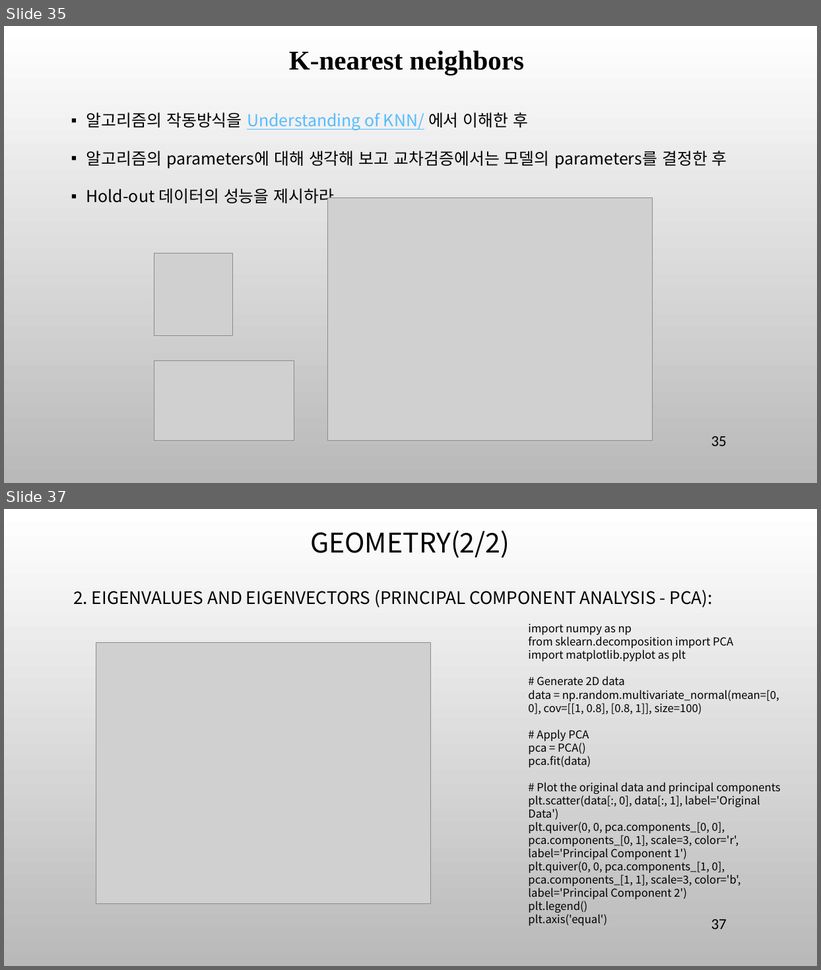
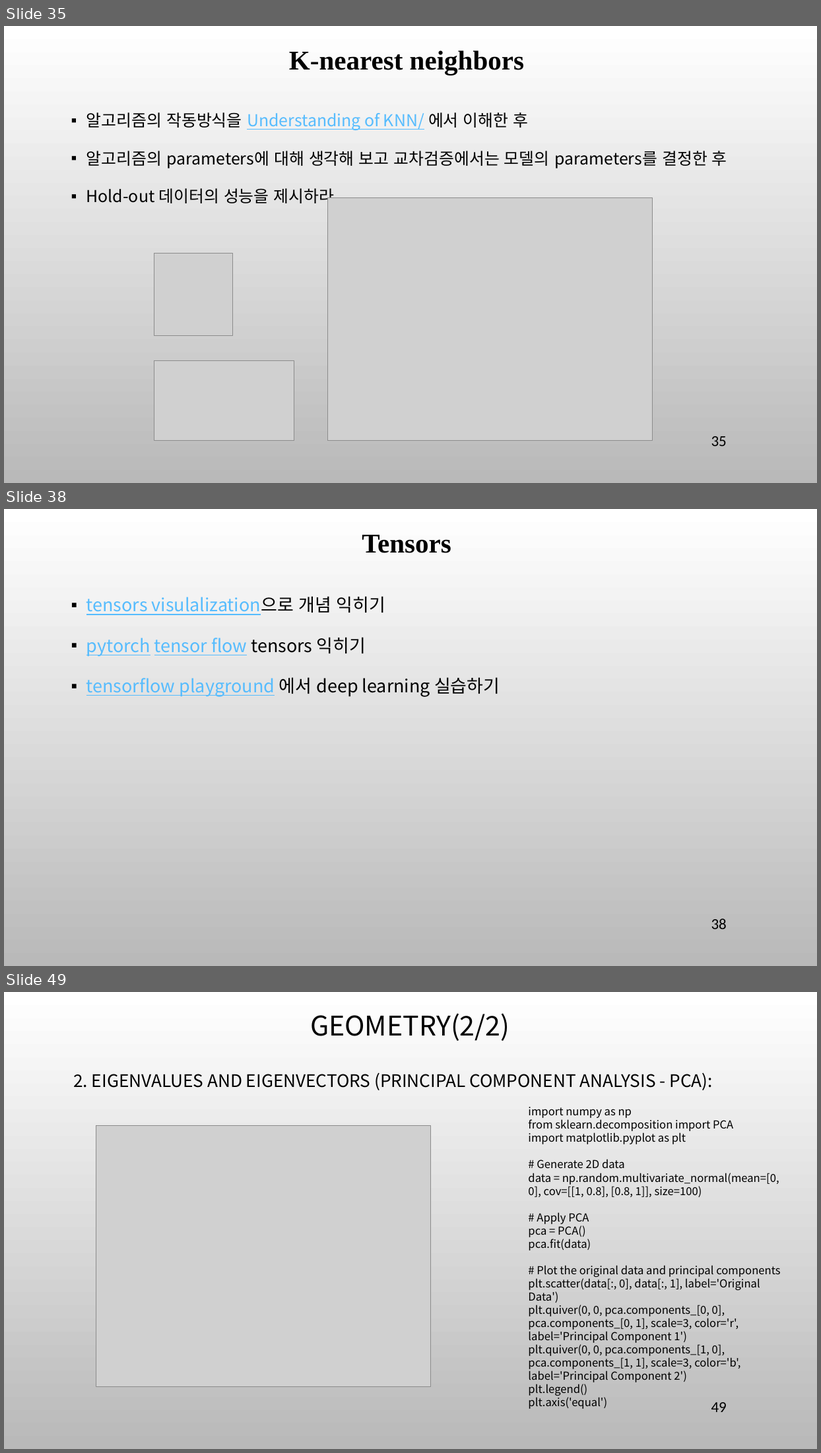
Before and after one commit to ancestor9/mathematics-for-machine-learning, a slide deck: 7_Applications of mathematics.pptx. Shown one above the other, each under a label of ours: slides 35 and 37 before the commit, slides 35, 38 and 49 after it; the slides between them are not shown. The pictures are 821x970 and 821x1453 pixels, drawn with LibreOffice and Linux fonts; fonts in the diff are those of the drawing; grey boxes stand for pictures; background and template pictures are left out. Boxes give left, top, right and bottom in pixels: in the first picture for what was removed or moved away, otherwise in the second. Text is boxed around its words. In the diff, an @@ line names an element or a change of style, - is before the commit and + after.

```diff
--- a/7_Applications of mathematics.pptx
+++ b/7_Applications of mathematics.pptx
@@ slide 38 added at [4, 509, 817, 966], background picture (left out) @@
@@ text added at [362, 535, 451, 553], 32 pt, text #000000, bold @@
+Tensors
@@ text added at [86, 596, 500, 697], 21 pt, text #56BCFE, underline @@
+▪ tensors visulalization으로 개념 익히기
+▪ pytorch tensor flow tensors 익히기
+▪ tensorflow playground 에서 deep learning 실습하기
@@ page number added at [712, 919, 727, 929], 18 pt, text #000000 @@
+38
@@ what was slide 37 is now slide 49 @@
@@ page number at [712, 1403, 727, 1412]: text changed @@
-37
+49
```
Also in this commit, not shown: 2 slides changed, 11 other slides added.
